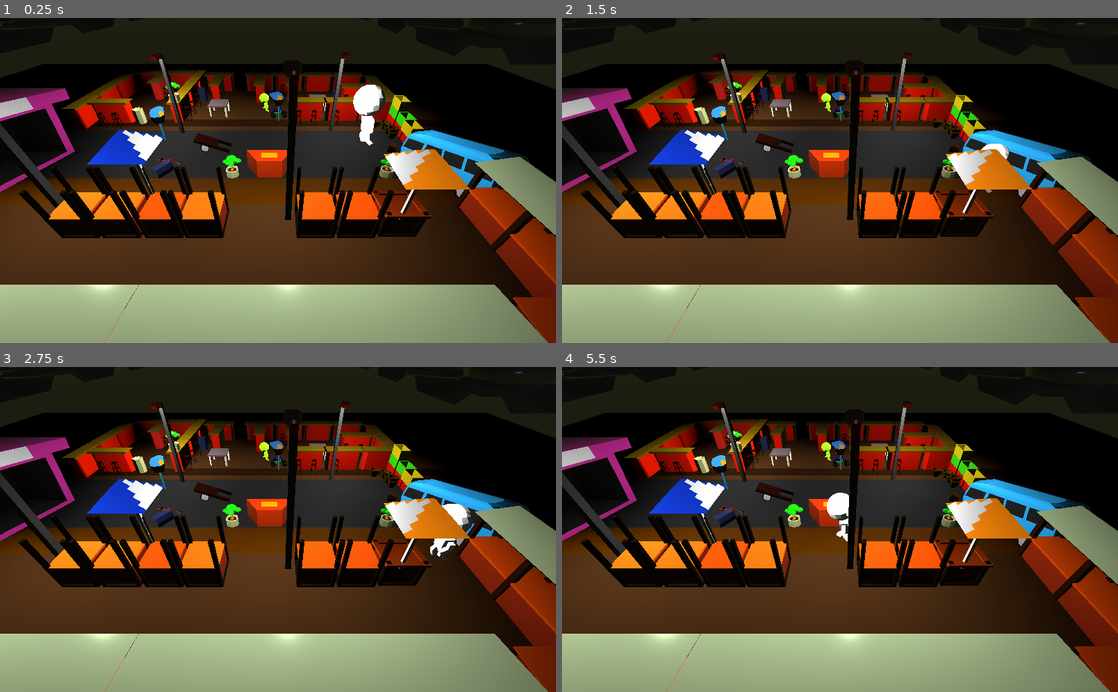
Above: before the commit, frames 1-4 (two rows, left to right).
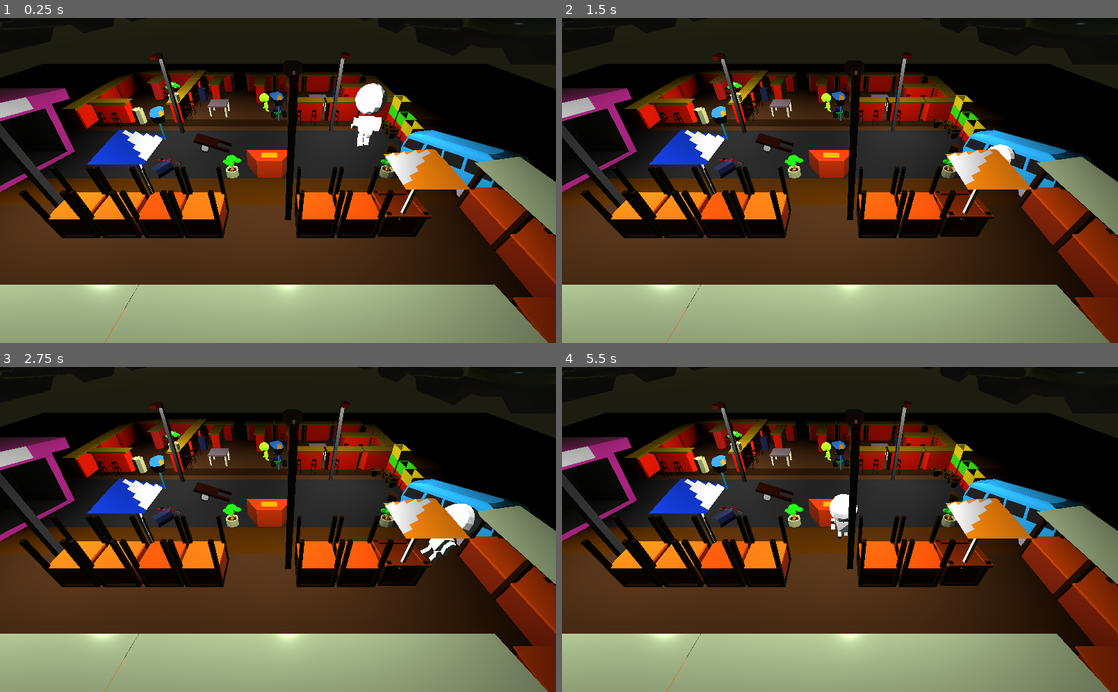
Above: after the commit, the same moments.

Repository: JorgeCamposGD/Esquadrao-acai
Game: Godot game, scene res://CENAS/FASE 2 VER O KILO.tscn
The game is run twice, just before and just after one commit, with the same random seed, the same clock (stepped at 60 frames per second) and the same inputs.
Inputs:
- Up to frame 1 (0.25 s): no input
- Up to frame 2 (1.5 s): hold D (right) 0.53-1.28 s; hold S (down) from 1.28 s (still down)
- Up to frame 3 (2.75 s): release S (down) at 2.03 s; hold D (right) from 2.03 s (still down)
- Up to frame 4 (5.5 s): release D (right) at 2.78 s; hold W (up) 2.78-3.53 s; hold A (left) 3.53-5.03 s; hold S (down) from 5.03 s (still down)

The runs differ from the first frame. In frame 1, 0.3% of the frame differs, in the area x 63-70%, y 20-40%; in frame 2, 0.1%; in frame 3, 0.4%, in the area x 75-87%, y 42-60%; in frame 4, 0.2%.

Commit message:
Rotação funcionando

Diff:
--- a/PROJETO NA GODOT/VERSAO 0.4 03.09.2019/CENAS/Player.tscn
+++ b/PROJETO NA GODOT/VERSAO 0.4 03.09.2019/CENAS/Player.tscn
@@ -806,13 +806,12 @@
 shape = SubResource( 8 )
 
 [node name="Spatial" type="Spatial" parent="."]
-transform = Transform( -4.37114e-008, 0, -1, 0, 1, 0, 1, 0, -4.37114e-008, 0, 0, 0 )
 
 [node name="Armature" type="Spatial" parent="Spatial"]
-transform = Transform( -1.69693, 0, 0, 0, -1.69693, 0, 0, 0, 1.69693, 0, 0, 0 )
+transform = Transform( 7.41752e-008, 6.4846e-015, -1.69693, 1.4835e-007, -1.69693, 0, -1.69693, -1.4835e-007, -7.41752e-008, 0, 0, 0 )
 
 [node name="Skeleton" type="Skeleton" parent="Spatial/Armature"]
-transform = Transform( 1, 5.68434e-014, 0, -5.68434e-014, 1, 0, 0, 0, 1, 0, 0, 0 )
+transform = Transform( 1, 3.10862e-014, 4.47035e-008, -5.63993e-014, 1, 1.24345e-014, -4.47035e-008, 5.32907e-015, 1, -3.47852e-011, -0.000397896, -1.86409e-018 )
 bones_in_world_transform = true
 bones/0/name = "Bone"
 bones/0/parent = -1
--- a/PROJETO NA GODOT/VERSAO 0.4 03.09.2019/Scripts/Player.gd
+++ b/PROJETO NA GODOT/VERSAO 0.4 03.09.2019/Scripts/Player.gd
@@ -4,17 +4,19 @@
 const JUMP_FORCE = 30
 const GRAVITY = 0.98
 const MAX_FALL_SPEED = 30
-
 const H_LOOK_SENS = 1.0
 const V_LOOK_SENS = 1.0
 
 
 var rot=0
-var y_velo = 0
+var y_speed = 0
+
+
 onready var body=get_node("Spatial")
 
 
 func _physics_process(delta):
+
 	var move_vec = Vector3()
 	if Input.is_action_pressed("up"):
 		move_vec.z -= 1
@@ -25,25 +27,30 @@
 	if Input.is_action_pressed("left"):
 		move_vec.x -= 1
 	move_vec = move_vec.normalized()
-	move_vec = move_vec.rotated(Vector3(0, 1, 0), rotation.y)
+
+	#move_vec = move_vec.rotated(Vector3(0, 1, 0), rotation.y)
+
 	move_vec *= MOVE_SPEED
-	move_vec.y = y_velo
+	move_vec.y = y_speed
 
-	if move_vec.z!=0 and move_vec.x!=0:
-		rot=atan2(move_vec.z,move_vec.x*-1)
+	if move_vec.z!=0 or move_vec.x!=0:
 
-	print(rad2deg(rot) )
-	body.set_rotation( Vector3(0,rot,0) )
+		rot=atan2(move_vec.x*-1,move_vec.z*-1)
+		if body.rotation!=Vector3(0,rot,0):
+			var bodyquat=Quat(body.global_transform.basis)
+			var rotquat=Quat(0,0,0,0)
+			rotquat.set_euler(Vector3(0,rot,0))
+			body.global_transform.basis= Basis(bodyquat.slerp(rotquat,delta*10) )
 
 	move_and_slide(move_vec, Vector3(0, 1, 0))
 
 	var grounded = is_on_floor()
-	y_velo -= GRAVITY
+	y_speed -= GRAVITY
 	var just_jumped = false
-	if grounded and y_velo <= 0:
-		y_velo = -0.1
-	if y_velo < -MAX_FALL_SPEED:
-		y_velo = -MAX_FALL_SPEED
+	if grounded and y_speed <= 0:
+		y_speed = -0.1
+	if y_speed < -MAX_FALL_SPEED:
+		y_speed = -MAX_FALL_SPEED
 
 	elif grounded:
 		if move_vec.x == 0 and move_vec.z == 0:
